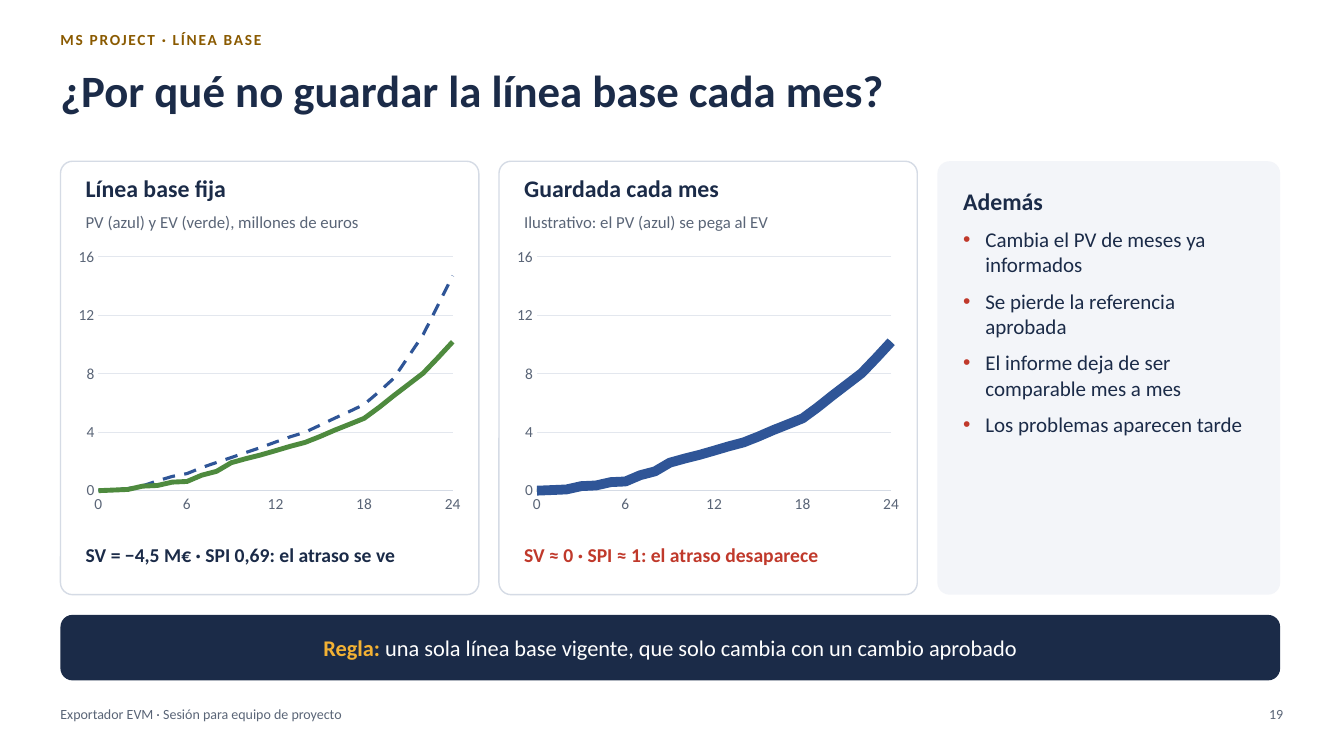
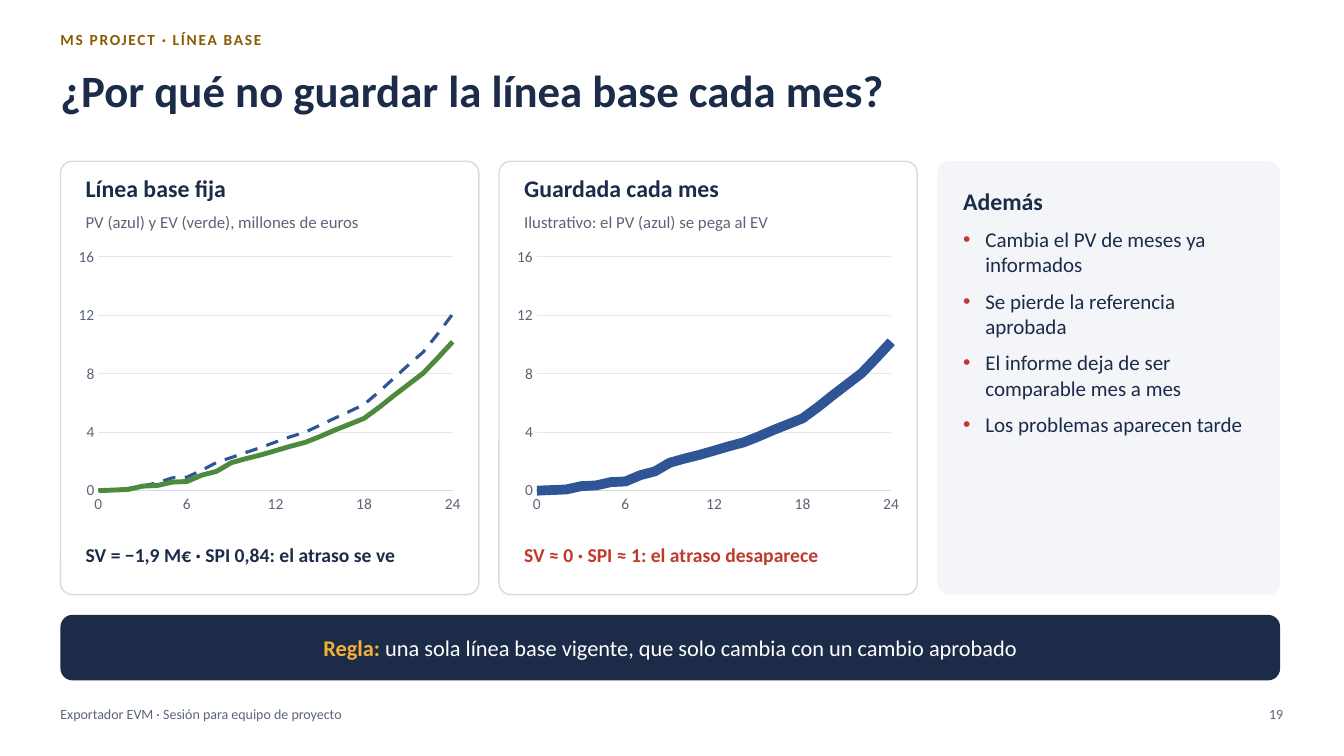
Before and after one commit to MarceloSalazar/evm-automation, a slide deck: slide 19 of docs/presentacion-jefes-de-proyecto.pptx. Drawn at 1344x756 pixels with LibreOffice and Linux fonts; fonts in the diff are those of the drawing. Boxes give left, top, right and bottom in pixels: in the first picture for what was removed or moved away, otherwise in the second. Text is boxed around its words. In the diff, an @@ line names an element or a change of style, - is before the commit and + after.

```diff
--- a/docs/presentacion-jefes-de-proyecto.pptx
+++ b/docs/presentacion-jefes-de-proyecto.pptx
@@ scatter lines chart at bbox=[71, 242, 469, 519] @@
-Series 2: (0, 0), (1, 0.1), (2, 0.1), (3, 0.3), (4, 0.7), (5, 1), (6, 1.2), (7, 1.6), (8, 1.9), (9, 2.3), (10, 2.6), (11, 3), (12, 3.3), (13, 3.7), (14, 4), (15, 4.5), (16, 5), (17, 5.4), (18, 5.9), (19, 6.8), (20, 7.7), (21, 9.2), (22, 10.7), (23, 12.7), (24, 14.7)
+Series 2: (0, 0), (1, 0.1), (2, 0.1), (3, 0.3), (4, 0.5), (5, 0.9), (6, 0.9), (7, 1.4), (8, 1.9), (9, 2.3), (10, 2.6), (11, 3), (12, 3.3), (13, 3.7), (14, 4), (15, 4.5), (16, 5), (17, 5.4), (18, 5.9), (19, 6.8), (20, 7.7), (21, 8.6), (22, 9.5), (23, 10.7), (24, 12.1)
@@ text at bbox=[86, 548, 395, 565]: text changed @@
-SV = −4,5 M€ · SPI 0,69: el atraso se ve
+SV = −1,9 M€ · SPI 0,84: el atraso se ve
```
Also in this commit, not shown: 25 other slides changed, 49 other files.
